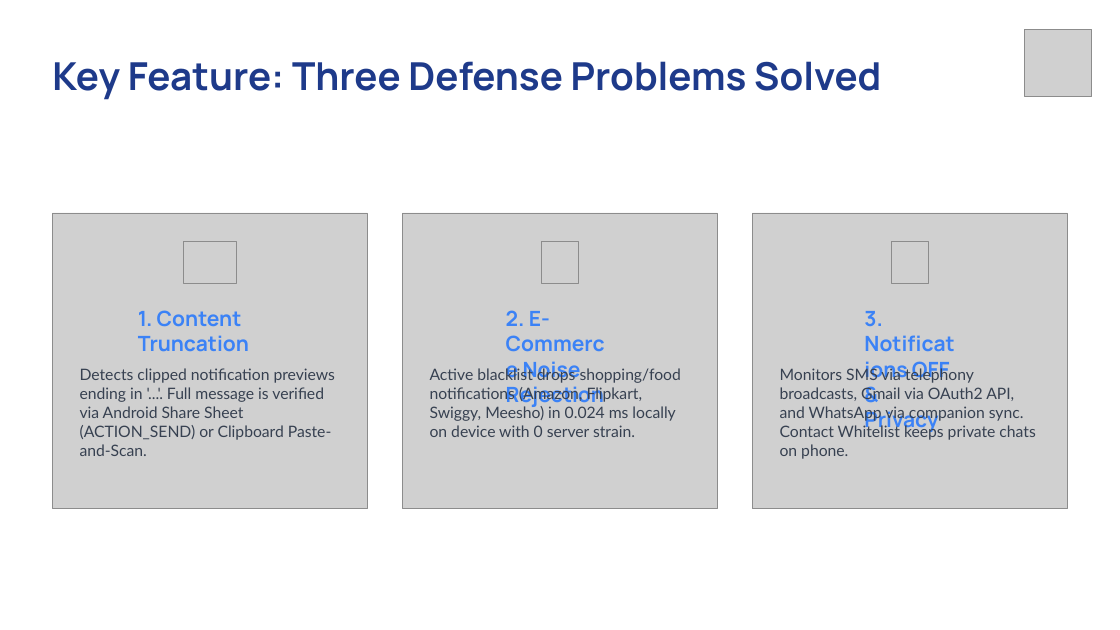
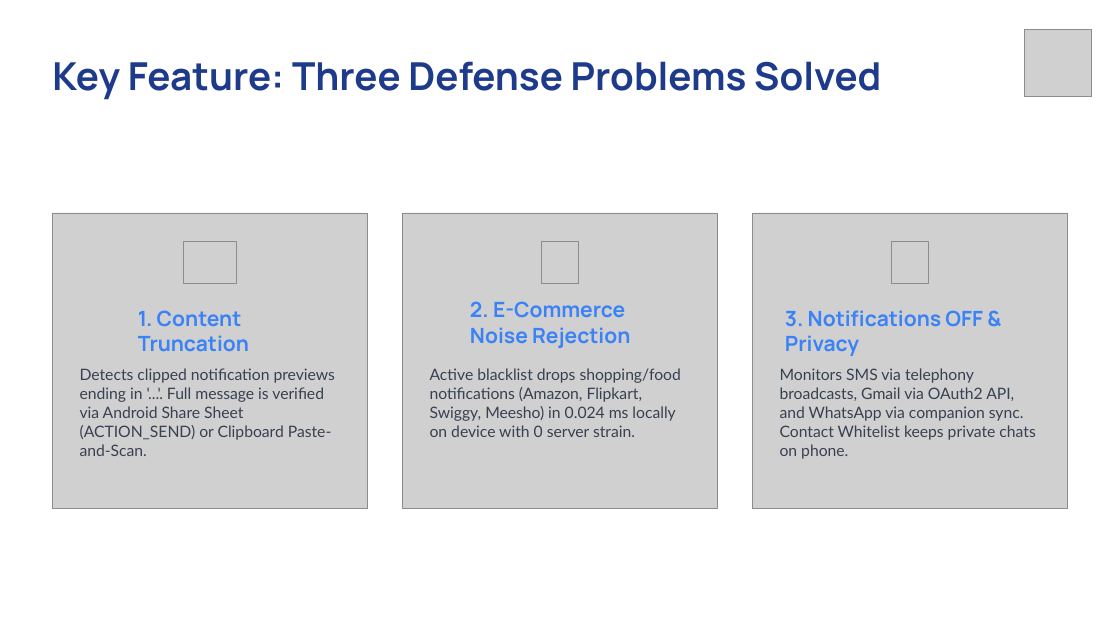
Before and after one commit to Tharunrevelli/ScamGuard-AI, a slide deck: slide 6 of thesis/ScamGuard_AI_Presentation.pptx. Drawn at 1120x630 pixels with LibreOffice and Linux fonts; fonts in the diff are those of the drawing; grey boxes stand for pictures; background and template pictures are left out. Boxes give left, top, right and bottom in pixels: in the first picture for what was removed or moved away, otherwise in the second. Text is boxed around its words. In the diff, an @@ line names an element or a change of style, - is before the commit and + after.

```diff
--- a/thesis/ScamGuard_AI_Presentation.pptx
+++ b/thesis/ScamGuard_AI_Presentation.pptx
@@ text "2. E-Commerce Noise Rejection" rewrapped from [506,310,604,409] to [470,301,630,348] @@
@@ text "3. Notifications OFF & Privacy" rewrapped from [864,311,950,434] to [785,310,983,356] @@
```
Also in this commit, not shown: 4 other slides changed, 2 other files.
